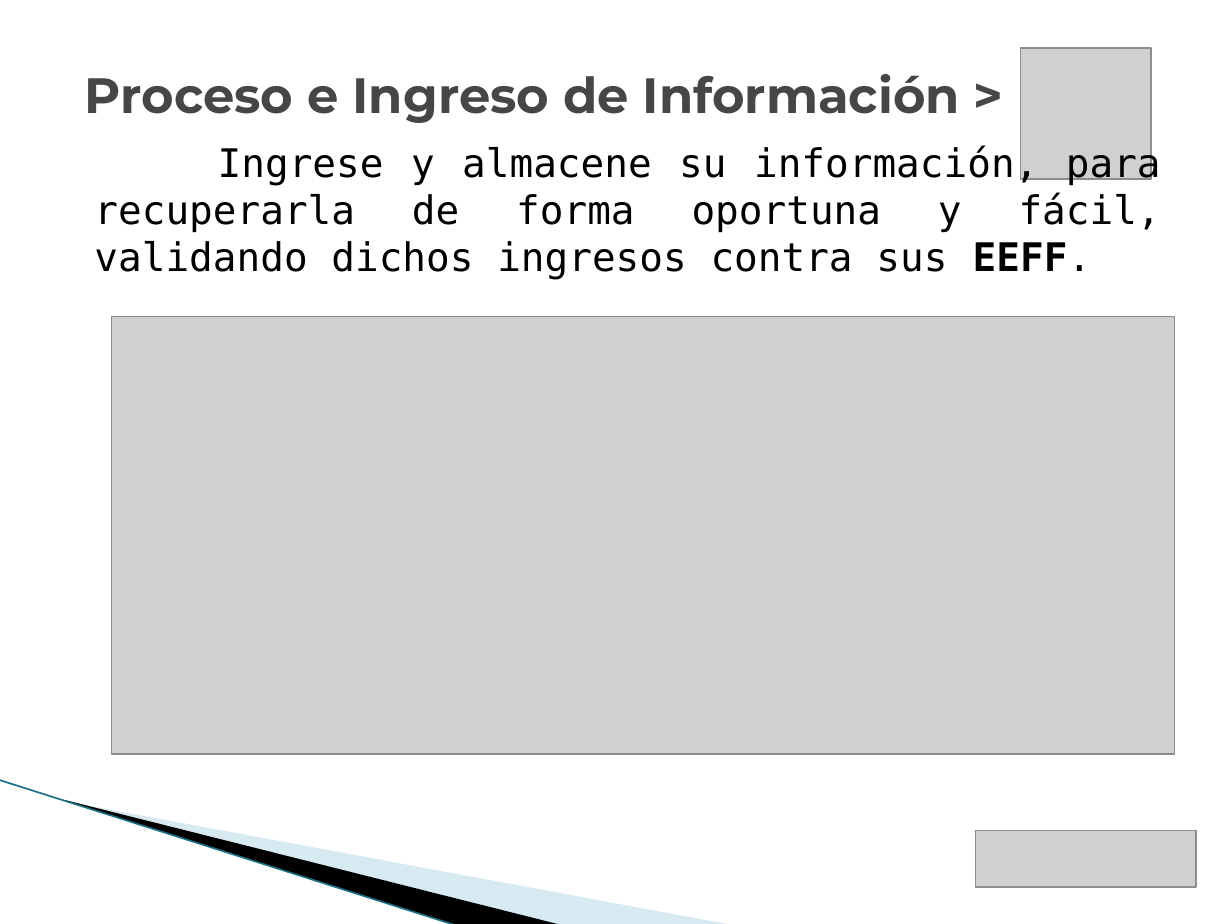
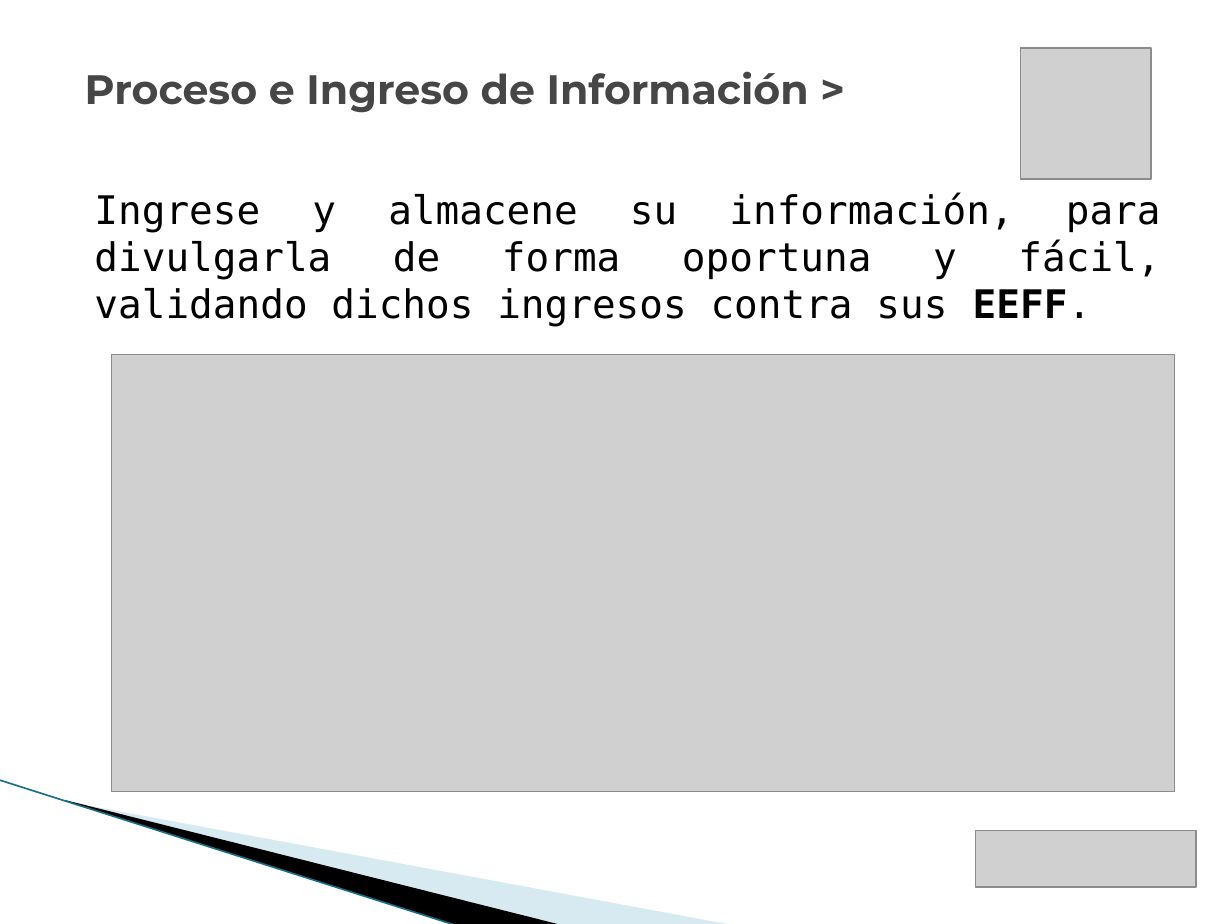
Before and after one commit to vicky1404/rev-ii, a slide deck: slide 14 of docs/comercial/brochure_2.pptx. Drawn at 1232x924 pixels with LibreOffice and Linux fonts; fonts in the diff are those of the drawing; grey boxes stand for pictures; background and template pictures are left out. Boxes give left, top, right and bottom in pixels: in the first picture for what was removed or moved away, otherwise in the second. Text is boxed around its words. In the diff, an @@ line names an element or a change of style, - is before the commit and + after.

```diff
--- a/docs/comercial/brochure_2.pptx
+++ b/docs/comercial/brochure_2.pptx
@@ text "Proceso e Ingreso de Información ..." at <box>85,71,809,113</box>: size 29 to 24 pt @@
@@ text at <box>94,192,1161,327</box>: text changed @@
-Ingrese y almacene su información, para recuperarla de forma oportuna y fácil, validando dichos ingresos contra sus EEFF.
+Ingrese y almacene su información, para divulgarla de forma oportuna y fácil, validando dichos ingresos contra sus EEFF.
@@ picture: place and size @@
-picture at <box>112,317,1175,754</box>
+picture at <box>112,355,1175,792</box>
```
Also in this commit, not shown: 17 other slides changed, 2 slides added, 1 slide removed, 1 other file.
